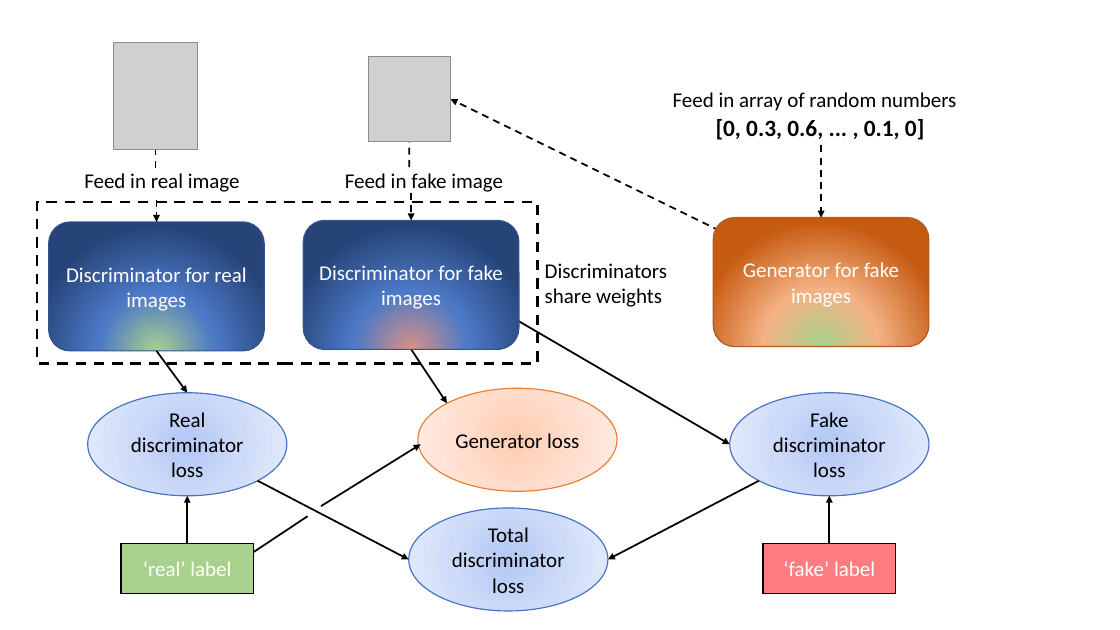
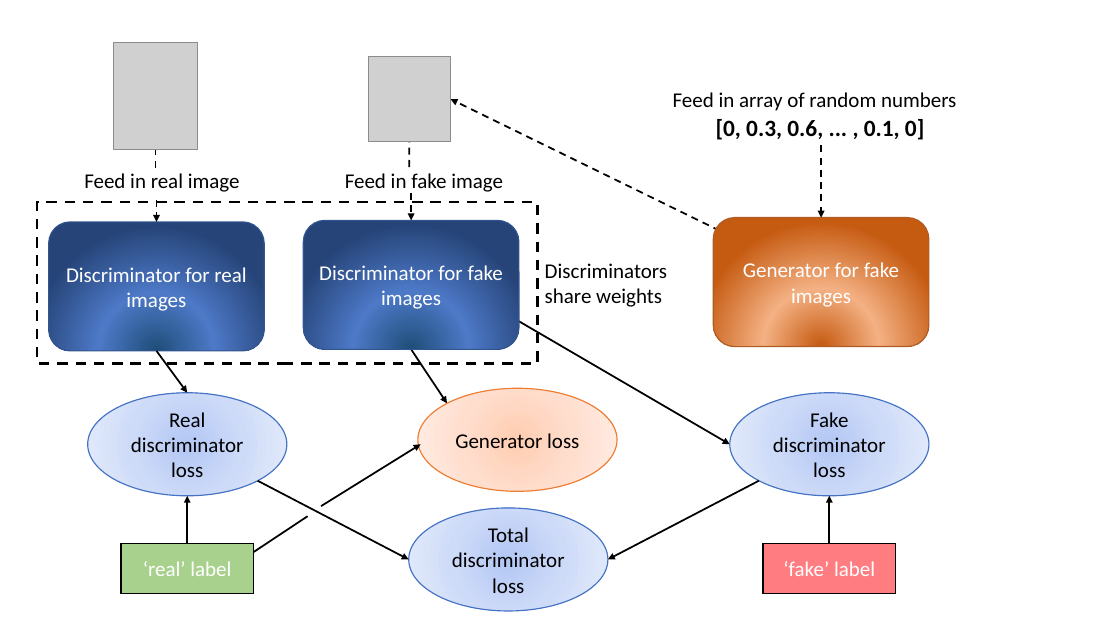
Before and after one commit to SebStrug/ML-for-Chinese-Calligraphy, a slide deck: slide 10 of Compiled graphs.pptx. Drawn at 1120x630 pixels with LibreOffice and Linux fonts; fonts in the diff are those of the drawing; grey boxes stand for pictures. Boxes give left, top, right and bottom in pixels: in the first picture for what was removed or moved away, otherwise in the second. Text is boxed around its words. In the diff, an @@ line names an element or a change of style, - is before the commit and + after.

```diff
--- a/Compiled graphs.pptx
+++ b/Compiled graphs.pptx
@@ rounded rectangle "Discriminator for real images" at bbox=[49, 222, 265, 351]: fill gradient #A9D18E to #4D79C7 to #264478 to gradient #1F4E79 to #4D79C7 to #264478 @@
@@ rounded rectangle "Discriminator for fake images" at bbox=[303, 220, 519, 350]: fill gradient #D99187 to #4D79C7 to #264478 to gradient #1F4E79 to #4D79C7 to #264478 @@
@@ rounded rectangle "Generator for fake images" at bbox=[713, 218, 929, 347]: fill gradient #A9D18E to #F4B183 to #C55A11 to gradient #C55A11 to #F4B183 @@
```
Also in this commit, not shown: 1 slide added.
